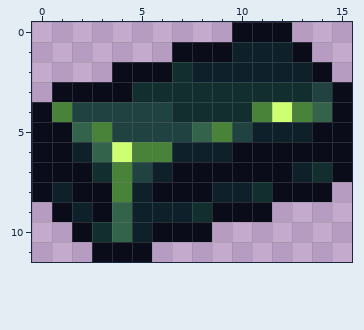
Pixel-art sprite: Assets/Items/Materials/PestilenceIngot.png. The picture above was drawn from the file before the commit.
The file is 32x32 pixels, drawn in blocks of 2x2; one block is one cell here. The old version is drawn lined up with the new one, on the new canvas.
The result:
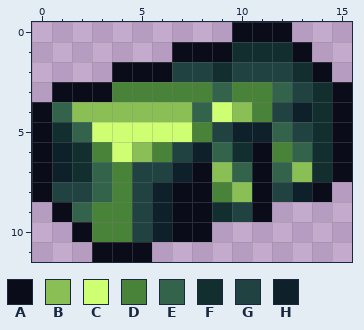
Palette (. is transparent): A #0b0c19  B #8abf55  C #ceff73  D #498239  E #33634b  F #122e2f  G #204240  H #0e212b
Edits made:
canvas 16x16 -> 16x12, the old top-left corner now at 0,-2 (the part of the old canvas that was cut away was empty and is not shown)
Changed rows in their new state; - is an unchanged pixel.
first column x 1:
 1 ---------FFF--
 2 ------GGFGGGF-
 3 ---DDDDDEDDEGF
 4 EBBBBBBECB-GHF
 5 F-CCCCCDGH-EGF
 6 HFD-B-G-EF-DEF
 7 HFE--GH-BE-EB-
 8 GGE-GH--DBAGH-
 9 -EDDG-AAFG----
10 --DDGH--------
Changed places in both pictures, as pixel boxes (x1, y1, x2, y2):
changed: (52, 42, 332, 242)
